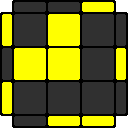
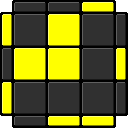
Comparing the layer stacks of the two (128, 128) images. Changes:
painted on "color" over left=2, top=2, right=126, bottom=126
